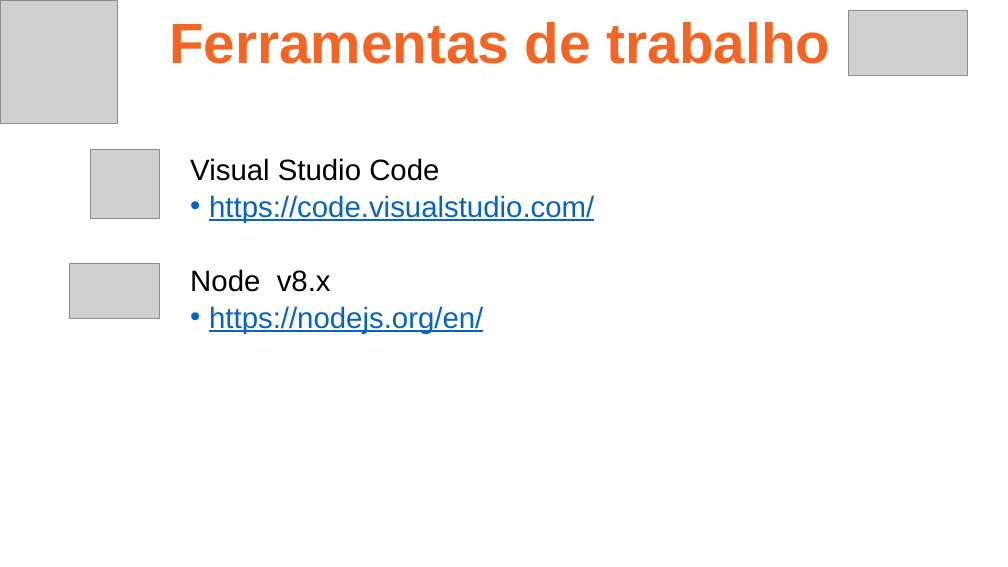
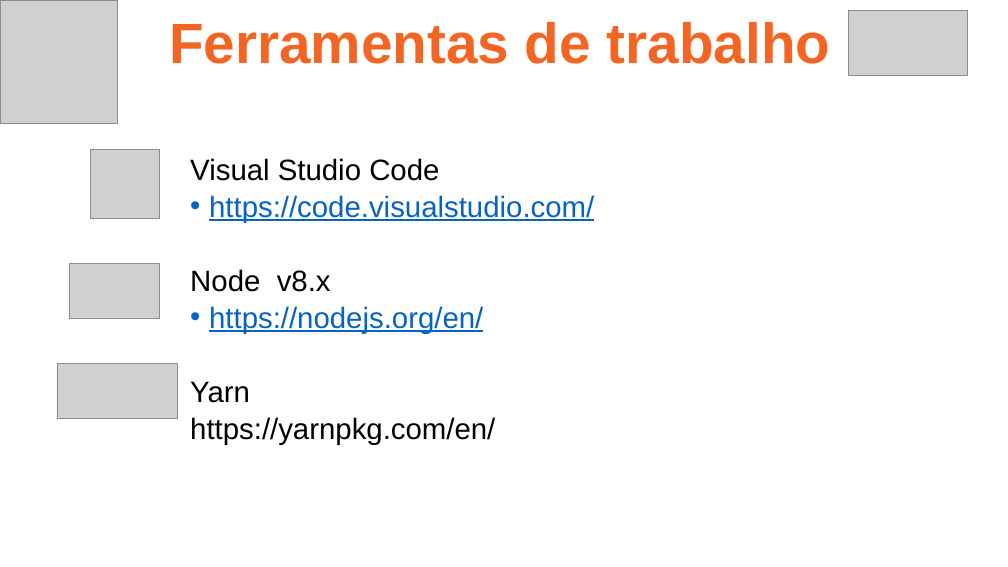
Before and after one commit to ruan4f/Treinamento_Node_React, a slide deck: slide 20 of material/ReactAula1.pptx (slide 15 before the commit). Drawn at 1008x567 pixels with LibreOffice and Linux fonts; fonts in the diff are those of the drawing; grey boxes stand for pictures. Boxes give left, top, right and bottom in pixels: in the first picture for what was removed or moved away, otherwise in the second. Text is boxed around its words. In the diff, an @@ line names an element or a change of style, - is before the commit and + after.

```diff
--- a/material/ReactAula1.pptx
+++ b/material/ReactAula1.pptx
@@ picture added at [57, 364, 178, 419] @@
@@ text at [190, 381, 495, 444]: paragraphs added @@
+      Yarn
+      https://yarnpkg.com/en/
```
Also in this commit, not shown: 2 other slides changed, 5 slides added, 14 other files.
